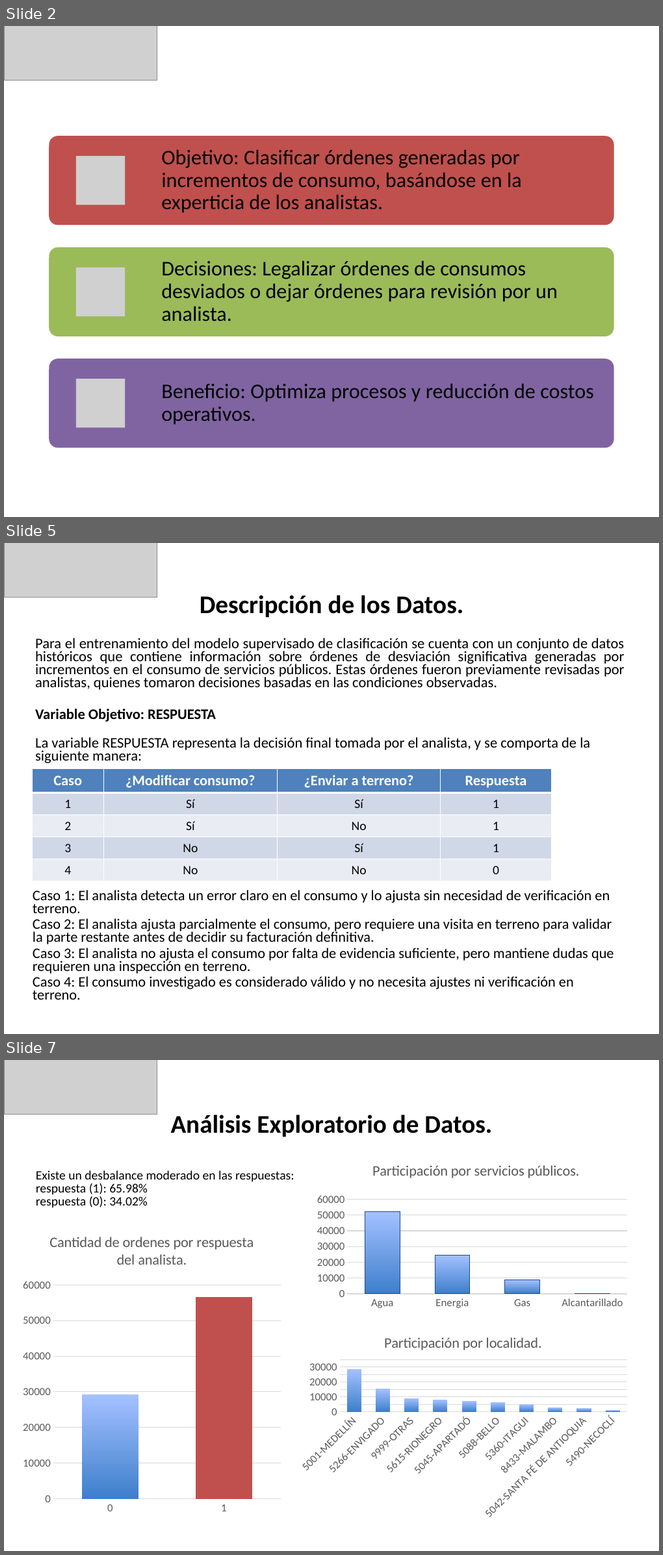
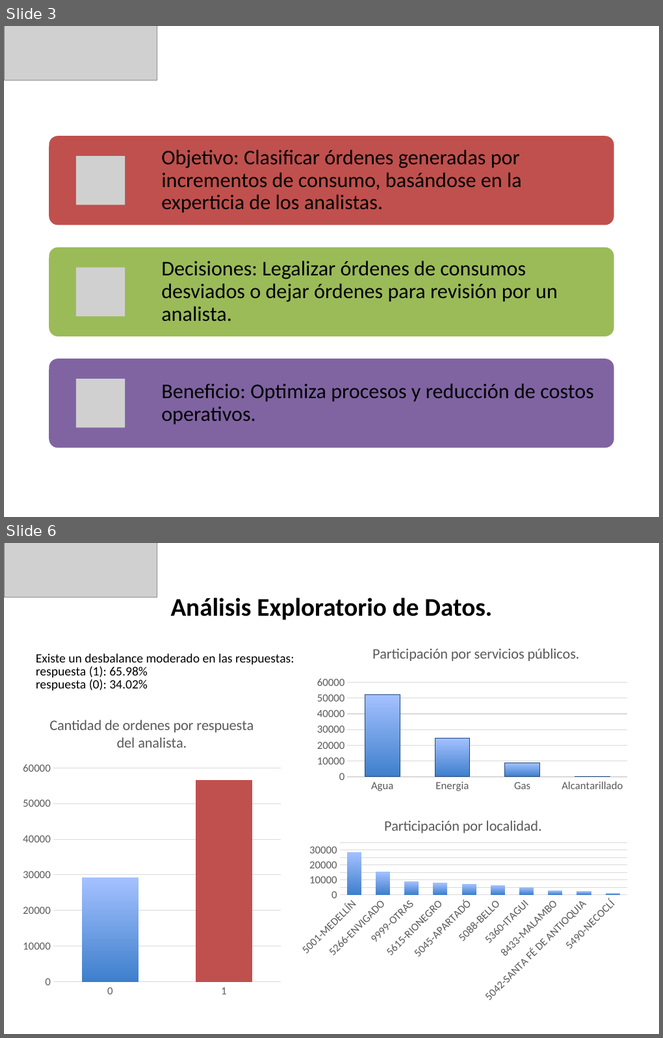
Before and after one commit to andreess891/Proyecto1_UdeM, a slide deck: Modelo_Clasificacion_Desviaciones_V1.pptx. Shown one above the other, each under a label of ours: slides 2, 5 and 7 before the commit, slides 3 and 6 after it; the slides between them are not shown. The pictures are 663x1555 and 663x1038 pixels, drawn with LibreOffice and Linux fonts; fonts in the diff are those of the drawing; grey boxes stand for pictures. Boxes give left, top, right and bottom in pixels: in the first picture for what was removed or moved away, otherwise in the second. Text is boxed around its words. In the diff, an @@ line names an element or a change of style, - is before the commit and + after.

Commit message:
Ajustes a la presentación

```diff
--- a/Modelo_Clasificacion_Desviaciones_V1.pptx
+++ b/Modelo_Clasificacion_Desviaciones_V1.pptx
@@ slide 5 removed at bbox=[4, 543, 659, 1034], background #FFFFFF @@
@@ picture removed at bbox=[4, 543, 157, 598] @@
@@ title removed at bbox=[200, 595, 464, 617] @@
-Descripción de los Datos.
@@ subtitle removed at bbox=[35, 638, 625, 763] @@
-Para el entrenamiento del modelo supervisado de clasificación se cuenta con un conjunto de datos históricos que contiene información sobre órdenes de desviación significativa generadas por incrementos en el consumo de servicios públicos. Estas órdenes fueron previamente revisadas por analistas, quienes tomaron decisiones basadas en las condiciones observadas.
-Variable Objetivo: RESPUESTA
-La variable RESPUESTA representa la decisión final tomada por el analista, y se comporta de la siguiente manera:
@@ table removed at bbox=[32, 769, 551, 880], 5 rows, 4 columns @@
-Caso | ¿Modificar consumo? | ¿Enviar a terreno? | Respuesta
-1 | Sí | Sí | 1
-2 | Sí | No | 1
-3 | No | Sí | 1
-4 | No | No | 0
@@ text removed at bbox=[33, 890, 614, 1000] @@
-Caso 1: El analista detecta un error claro en el consumo y lo ajusta sin necesidad de verificación en terreno.
-Caso 2: El analista ajusta parcialmente el consumo, pero requiere una visita en terreno para validar la parte restante antes de decidir su facturación definitiva.
-Caso 3: El analista no ajusta el consumo por falta de evidencia suficiente, pero mantiene dudas que requieren una inspección en terreno.
-Caso 4: El consumo investigado es considerado válido y no necesita ajustes ni verificación en terreno.
@@ what was slide 2 is now slide 3 @@
@@ what was slide 7 is now slide 6 @@
```
Also in this commit, not shown: 4 slides changed.
